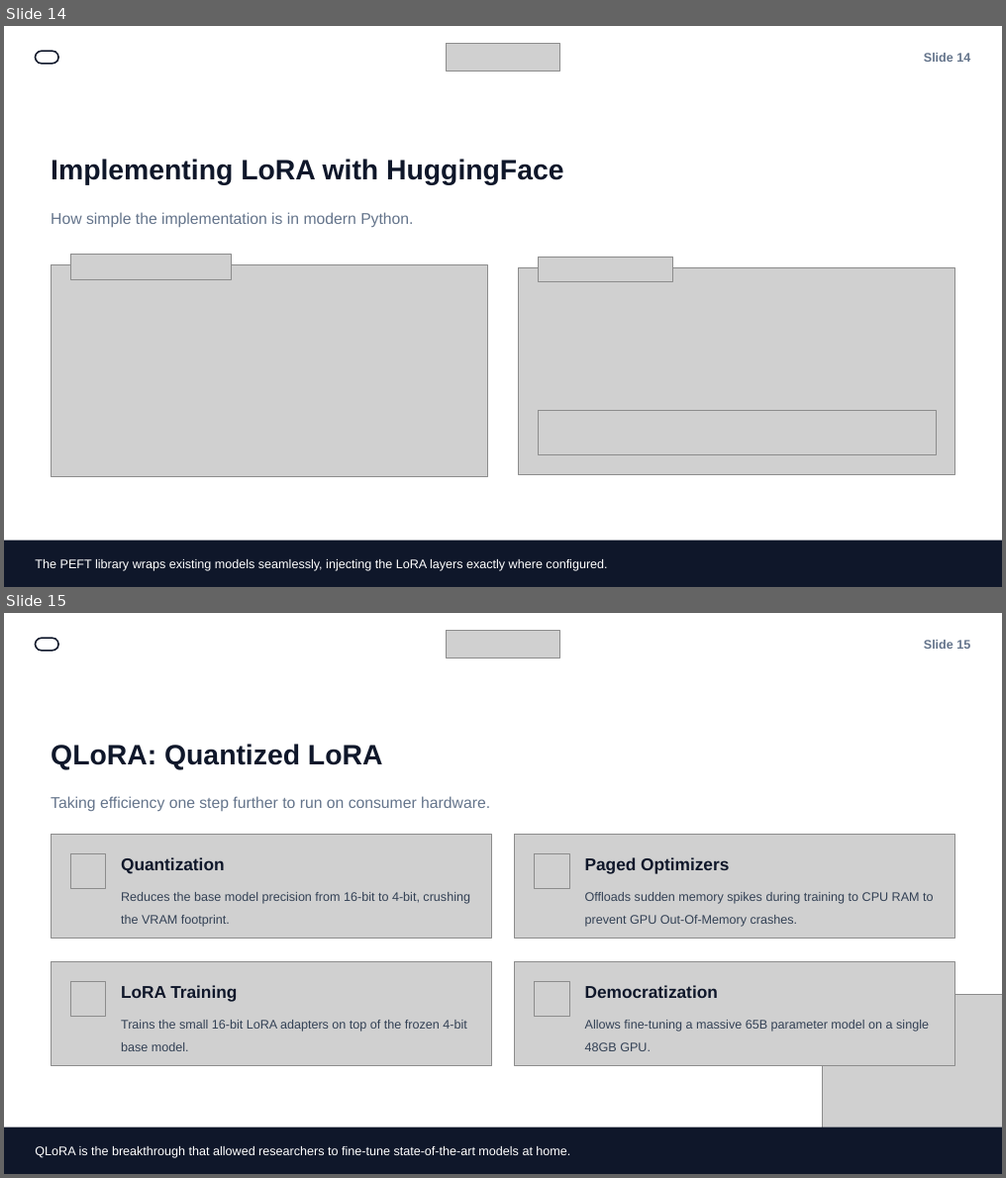
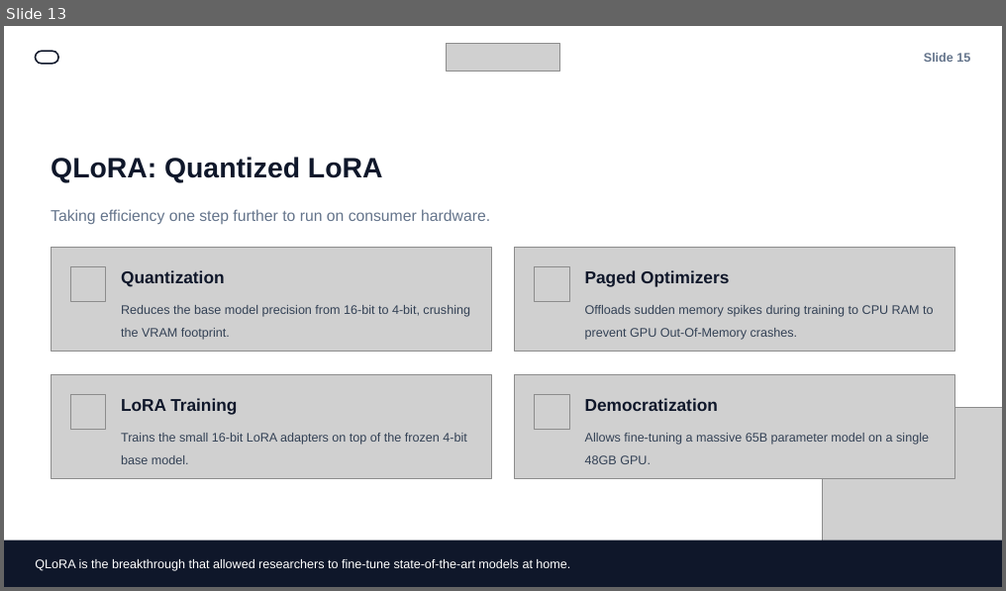
Before and after one commit to usshaa/SkillZRevozGenAI, a slide deck: Week_07/Lecture 13 - LLM Fine-Tuning from an Industry Perspective.pptx. Shown one above the other, each under a label of ours: slides 14 and 15 before the commit, slide 13 after it. The pictures are 1006x1178 and 1006x591 pixels, drawn with LibreOffice and Linux fonts; fonts in the diff are those of the drawing; grey boxes stand for pictures. Boxes give left, top, right and bottom in pixels: in the first picture for what was removed or moved away, otherwise in the second. Text is boxed around its words. In the diff, an @@ line names an element or a change of style, - is before the commit and + after.

```diff
--- a/Week_07/Lecture 13 - LLM Fine-Tuning from an Industry Perspective.pptx
+++ b/Week_07/Lecture 13 - LLM Fine-Tuning from an Industry Perspective.pptx
@@ slide 14 removed at [4,26,1002,587], background #FFFFFF @@
@@ rounded rectangle removed at [36,51,58,64] @@
@@ picture removed at [446,43,560,71] @@
@@ text removed at [924,53,970,62] @@
-Slide 14
@@ text removed at [51,159,563,185] @@
-Implementing LoRA with HuggingFace
@@ text removed at [51,212,413,228] @@
-How simple the implementation is in modern Python.
@@ picture removed at [70,255,232,279] @@
@@ picture removed at [539,257,673,282] @@
@@ picture removed at [51,266,487,476] @@
@@ picture removed at [519,268,955,474] @@
@@ picture removed at [539,411,936,455] @@
@@ rectangle removed at [4,541,1002,587] @@
@@ text removed at [35,560,607,571] @@
-The PEFT library wraps existing models seamlessly, injecting the LoRA layers exactly where configured.
@@ what was slide 15 is now slide 13 @@
```
Also in this commit, not shown: 2 slides changed, 2 other slides removed.
